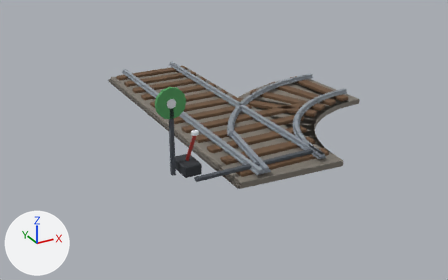
Before and after pictures for a commit that changed the glTF model export/rail_aiguillage_d_droit.glb.
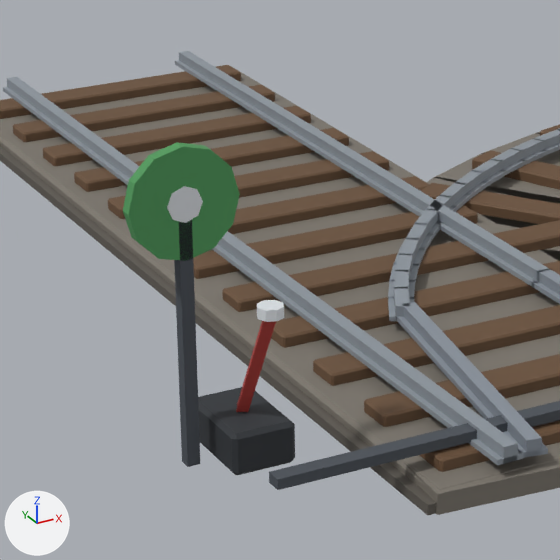
Each version is shown whole from a 50 mm camera at (-2.64, -5.17, 2.27) aimed at (0.03, -0.3, -0.16), then close up on the part from 27% to 61% of the width and 17% to 72% of the height. The axes (+X, +Y, +Z) are drawn at lower left. The lights are the same throughout. The older version's two pictures come first. Vertices at exactly the same position are counted once.

Before the edit, the objects in view are built like this:
```python
me_rail_acier_sombre_008 = bpy.data.meshes.new('rail_acier_sombre.008')
me_rail_acier_sombre_008.from_pydata(...)  # a box spanning x -0.8..0.3, y -1.395..-1.355, z 0.089..0.115; a box spanning x -0.89..-0.86, y -1.14..-1.11, z 0.052..0.652
me_rail_acier_sombre_008.materials.append(mat_acier_sombre)  # dark grey #4a5058
me_rail_blanc_008 = bpy.data.meshes.new('rail_blanc.008')
me_rail_blanc_008.from_pydata(...)  # an 8-sided cylinder along z spanning x -0.78..-0.72, y -1.305..-1.245, z 0.427..0.452; an 8-sided cylinder along y spanning x -0.915..-0.835, y -1.143..-1.107, z 0.612..0.692
me_rail_blanc_008.materials.append(mat_blanc)  # white #dfe3e8
me_rail_traverse_024 = bpy.data.meshes.new('rail_traverse.024')
me_rail_traverse_024.from_pydata(...)  # 384 vertices, 704 faces; spans x -0.43..1.46, y -1.42..1.42, z 0.04..0.08
me_rail_traverse_024.materials.append(mat_traverse)  # brown #6b5038
me_rail_vert_004 = bpy.data.meshes.new('rail_vert.004')
me_rail_vert_004.from_pydata(...)  # a 12-sided cylinder along y spanning x -1.0..-0.75, y -1.14..-1.11, z 0.527..0.777
me_rail_vert_004.materials.append(mat_vert)  # green #4f9a5b
ob_rail_acier_sombre_008 = bpy.data.objects.new('rail_acier_sombre.008', me_rail_acier_sombre_008)
ob_rail_acier_sombre_008.location = (0.0, 0.0, 0.0)
ob_rail_blanc_008 = bpy.data.objects.new('rail_blanc.008', me_rail_blanc_008)
ob_rail_blanc_008.location = (0.0, 0.0, 0.0)
ob_rail_traverse_018 = bpy.data.objects.new('rail_traverse.018', me_rail_traverse_024)
ob_rail_traverse_018.location = (0.0, 0.0, 0.0)
ob_rail_vert_004 = bpy.data.objects.new('rail_vert.004', me_rail_vert_004)
ob_rail_vert_004.location = (0.0, 0.0, 0.0)
# also in view: 'rail_ballast_sombre.010' at (0.0, 0.0, 0.01); 'rail_acier.008' at (0.03, -1.1, 0.1); 'rail_fonte.008' at (-0.75, -1.12, 0.1); 'rail_rail.018' at (0.59, 0.0, 0.1); 'rail_ballast.016' at (0.54, -0.03, 0.03)
```
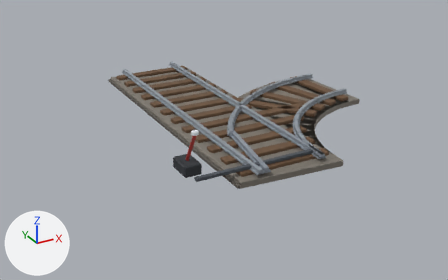
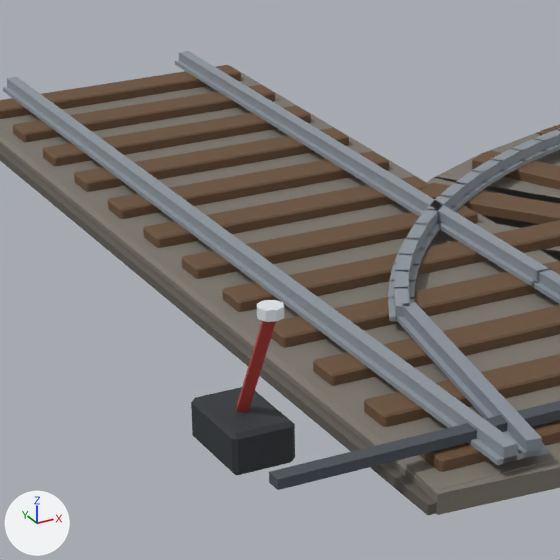
Where the change shows, as pixel boxes (x1, y1, x2, y2) in the close-ups (560 x 560 px):
'rail_acier_sombre.008', reshaped
    before: (174, 220, 560, 490)
    after: (269, 401, 560, 490)
'rail_vert.004', deleted (green)
    before: (123, 142, 240, 261)
'rail_blanc.008', reshaped (76% narrower, 83% shorter)
    before: (167, 186, 284, 322)
    after: (257, 300, 284, 322)
part 1 of me_rail_acier_sombre_008, deleted
    before: (174, 220, 200, 467)
part 2 of me_rail_blanc_008, deleted
    before: (167, 186, 203, 223)

The change in detail:
me_rail_acier_sombre_008 is used by ob_rail_acier_sombre_008; location (0.0, 0.0, 0.0).
me_rail_acier_sombre_008 had 16 vertices, 24 faces and spanned x -0.89..0.3, y -1.395..-1.11, z 0.052..0.652.
me_rail_acier_sombre_008 now has 8 vertices, 12 faces and spans x -0.8..0.3, y -1.395..-1.355, z 0.089..0.115.
me_rail_acier_sombre_008 part 1: the loose piece of 8 vertices spanning x -0.89..-0.86, y -1.14..-1.11, z 0.052..0.652 is deleted.
me_rail_blanc_008 is used by ob_rail_blanc_008; location (0.0, 0.0, 0.0).
me_rail_blanc_008 had 32 vertices, 56 faces and spanned x -0.915..-0.72, y -1.305..-1.107, z 0.427..0.692.
me_rail_blanc_008 now has 16 vertices, 28 faces and spans x -0.78..-0.72, y -1.305..-1.245, z 0.427..0.452.
me_rail_blanc_008 part 2: the loose piece of 16 vertices spanning x -0.915..-0.835, y -1.143..-1.107, z 0.612..0.692 is deleted.
Object 'rail_vert.004' (ob_rail_vert_004) is deleted.
